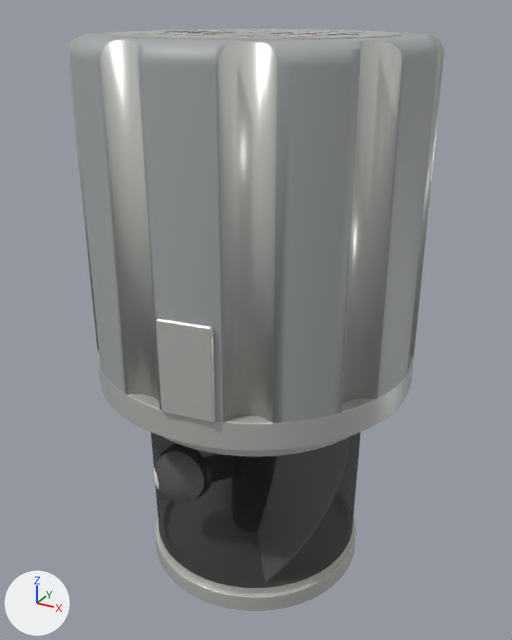
The glTF model dist/assets/equipment/medical-scanner.glb as it was, and as the next commit left it.
Before and after are seen from a camera (50 mm lens) standing at (0.0355, -0.0644, 0.0627) and looking at (0.0001, -0.0001, 0.0306). The axes (+X, +Y, +Z) are drawn at lower left. The lights are the same throughout. The first picture is the older version. Where no turn or scale is listed for an object, it has been applied to the vertices. Vertices at exactly the same position are counted once.

In view in the first picture: '(A) computer housing', '(B) activating switch (press on-off)', '(C) scanner housing (48 mesh screen)', '(C) screen rim (lower)', '(D) rotating scanner lens', '(E) dial bezel', 'collar', 'flange', 'step ring' and 6 more.
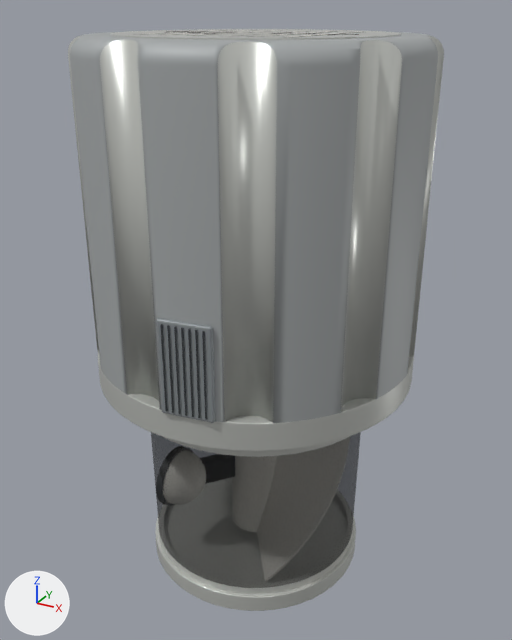
Where the newer file only moved an object's origin or applied its transform, the numbers keep the older frame.

Location of each change, [x1, y1, x2, y2] in pixels of the pictures (512 x 640 px):
'(C) scanner housing (48 mesh screen)', surface changed: [151, 432, 361, 588] in both
'(B) activating switch (press on-off)', recoloured (light grey to grey): [156, 318, 215, 423] in both
'(B) switch rib.005', added: after [195, 330, 201, 418]
'(B) switch rib.006', added: after [202, 331, 207, 420]
'(B) switch rib.001', added: after [167, 325, 174, 413]
'(B) switch rib.004', added: after [188, 329, 194, 417]
'(B) switch rib.002', added: after [174, 327, 181, 414]
'(B) switch rib.003', added: after [181, 328, 187, 416]
'(B) switch rib', added: after [160, 324, 168, 412]
'(D) lens collar', reshaped (not visible before): after [156, 472, 164, 503]
'(D) rotating scanner lens', reshaped, moved, rescaled (not visible afterwards): before [154, 468, 159, 489]

Edits to the bpy script that builds the scene:
```text
Change mat_screen48:
    mat_screen48.alpha: 0.7 -> 0.55
Add mat_grey:
    mat_grey = principled_material('grey')
    mat_grey.base_color = (0.258, 0.283, 0.296)  # grey #8b9194
    mat_grey.metallic = 0.15
Change me_b__activating_switch__press_on_off:
    where me_b__activating_switch__press_on_off.from_pydata(...)  # 96 vertices, 188 faces; spans x -0.00268..0.00268, y -0.00061..0.00061, z -0.00482..0.00482
    remove me_b__activating_switch__press_on_off.materials.append(mat_antimony)  # light grey #c9cbc6
    add me_b__activating_switch__press_on_off.materials.append(mat_grey)  # grey #8b9194
Change me_d__lens_collar:
    used by ob_d__lens_collar; location = (-0.0061, -0.0065, 0.0119)
    remove me_d__lens_collar.from_pydata(...)  # 96 vertices, 188 faces; spans x -0.0035..0.0035, y -0.0005..0.0005, z -0.0035..0.0035
    add me_d__lens_collar.from_pydata(...)  # 96 vertices, 188 faces; spans x -0.0008..0.0, y -0.0047..0.0023, z -0.0035..0.0035
    me_d__lens_collar part 1: the whole mesh is multiplied about its middle by the matrix ((0.0, 0.8, 0.0), (0.0, 0.0, -1.0), (-1.0, 0.0, 0.0)), then moved by (-0.0004, -0.0012, 0.0)
Change me_d__rotating_scanner_lens:
    used by ob_d__rotating_scanner_lens; parent = ob_medical_scanner_1; location = (-0.613, -0.771, 1.189); scale = (1.0, 0.8, 1.0)
    remove me_d__rotating_scanner_lens.from_pydata(...)  # 1106 vertices, 2208 faces; spans x -0.321..0.321, y -0.321..0.321, z -0.321..0.321
    add me_d__rotating_scanner_lens.from_pydata(...)  # 578 vertices, 1152 faces; spans x -0.613..-0.292, y -1.092..-0.45, z 0.868..1.511
    me_d__rotating_scanner_lens part 2: 1106 vertices removed from x -0.321..0.321, y -0.321..0.321, z -0.321..0.321
    other edits to the shape of me_d__rotating_scanner_lens do not show in these pictures
Add me_b__switch_rib_006:
    me_b__switch_rib_006.from_pydata(...)  # 8 vertices, 12 faces; spans x -0.00009..0.00009, y -0.00011..0.00011, z -0.00442..0.00442
    me_b__switch_rib_006.materials.append(mat_dark)  # dark grey #3a3f42
Change ob_d__rotating_scanner_lens:
    ob_d__rotating_scanner_lens.scale: (1.0, 0.8, 1.0) -> (1.0, 1.0, 1.0)
    ob_d__rotating_scanner_lens.location: (-0.613, -0.771, 1.189) -> (0.0, 0.0, 0.0)
Add ob_b__switch_rib_006:
    ob_b__switch_rib_006 = bpy.data.objects.new('(B) switch rib.006', me_b__switch_rib_006)
    ob_b__switch_rib_006.location = (0.0046, -0.0176, 0.0328)
Add ob_b__switch_rib_005:
    ob_b__switch_rib_005 = bpy.data.objects.new('(B) switch rib.005', me_b__switch_rib_006.copy())
    ob_b__switch_rib_005.location = (0.0039, -0.0177, 0.0328)
Add ob_b__switch_rib_004:
    ob_b__switch_rib_004 = bpy.data.objects.new('(B) switch rib.004', me_b__switch_rib_006.copy())
    ob_b__switch_rib_004.location = (0.0032, -0.0178, 0.0328)
Add ob_b__switch_rib_003:
    ob_b__switch_rib_003 = bpy.data.objects.new('(B) switch rib.003', me_b__switch_rib_006.copy())
    ob_b__switch_rib_003.location = (0.0026, -0.0179, 0.0328)
Add ob_b__switch_rib_002:
    ob_b__switch_rib_002 = bpy.data.objects.new('(B) switch rib.002', me_b__switch_rib_006.copy())
    ob_b__switch_rib_002.location = (0.0019, -0.018, 0.0328)
Add ob_b__switch_rib_001:
    ob_b__switch_rib_001 = bpy.data.objects.new('(B) switch rib.001', me_b__switch_rib_006.copy())
    ob_b__switch_rib_001.location = (0.0012, -0.0181, 0.0328)
Add ob_b__switch_rib:
    ob_b__switch_rib = bpy.data.objects.new('(B) switch rib', me_b__switch_rib_006.copy())
    ob_b__switch_rib.location = (0.0006, -0.0182, 0.0328)
```
